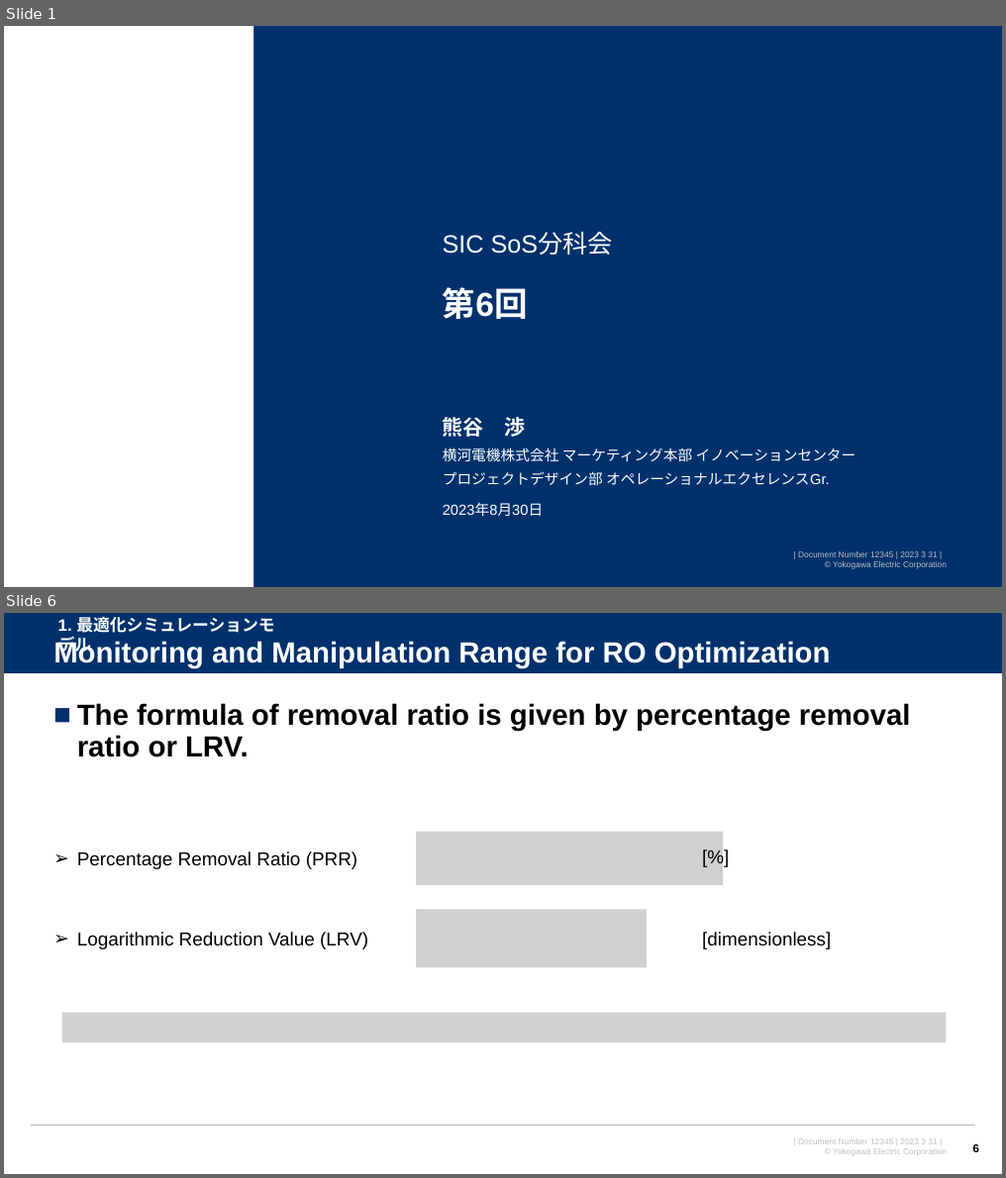
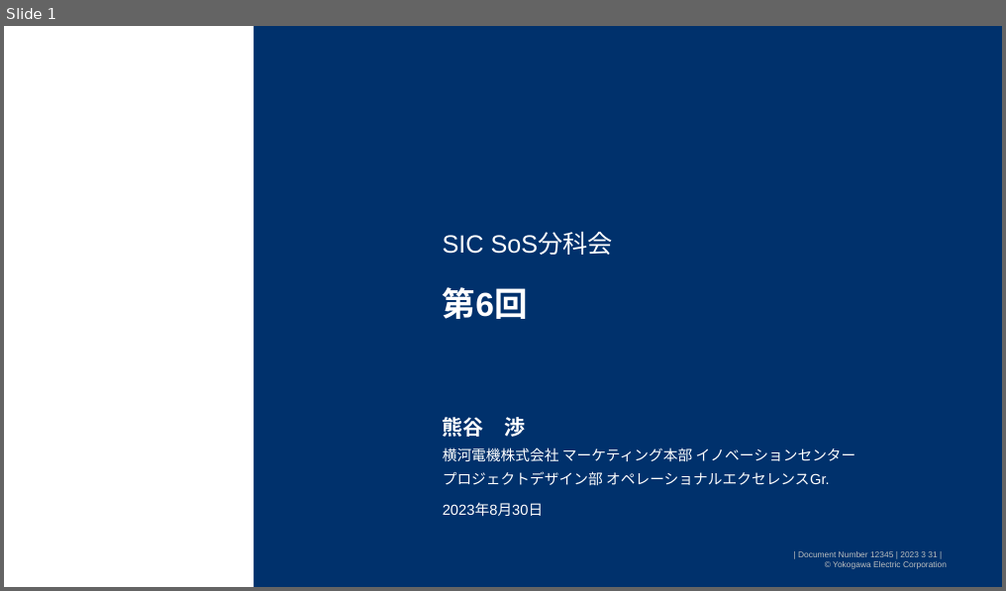
Before and after one commit to watarukumagai-git/opt, a slide deck: SoS/230830_SoS分科会6回_kuma_rev.0.pptx. Shown one above the other, each under a label of ours: slides 1 and 6 before the commit, slide 1 after it; the slides between them are not shown. The pictures are 1006x1178 and 1006x591 pixels, drawn with LibreOffice and Linux fonts; fonts in the diff are those of the drawing; grey boxes stand for pictures; background and template pictures are left out. Boxes give left, top, right and bottom in pixels: in the first picture for what was removed or moved away, otherwise in the second. Text is boxed around its words. In the diff, an @@ line names an element or a change of style, - is before the commit and + after.

```diff
--- a/SoS/230830_SoS分科会6回_kuma_rev.0.pptx
+++ b/SoS/230830_SoS分科会6回_kuma_rev.0.pptx
@@ slide 6 removed at <box>4,613,1002,1174</box>, background #FFFFFF; not listed: 1 template element that a slide beside it also shows @@
@@ rectangle removed at <box>4,613,1002,673</box> @@
@@ title removed at <box>54,640,831,668</box> @@
-Monitoring and Manipulation Range for RO Optimization
@@ text removed at <box>58,616,274,656</box> @@
-1. 最適化シミュレーションモデル
@@ line removed from (4, 673) to (1002, 673) @@
@@ text removed at <box>77,703,911,758</box> @@
-■ The formula of removal ratio is given by percentage removal ratio or LRV.
@@ picture removed at <box>417,832,724,885</box> @@
@@ text removed at <box>695,842,760,872</box> @@
-[%]
@@ text removed at <box>77,852,357,869</box> @@
-➢ Percentage Removal Ratio (PRR)
@@ picture removed at <box>417,909,648,967</box> @@
@@ text removed at <box>77,932,368,950</box> @@
-➢ Logarithmic Reduction Value (LRV)
@@ text removed at <box>702,932,831,950</box> @@
-[dimensionless]
@@ picture removed at <box>62,1013,946,1043</box> @@
@@ line removed from (30, 1126) to (976, 1126) @@
@@ page number removed at <box>973,1145,979,1153</box> @@
-6
```
Also in this commit, not shown: 4 slides changed, 9 slides added, 17 other slides removed.
